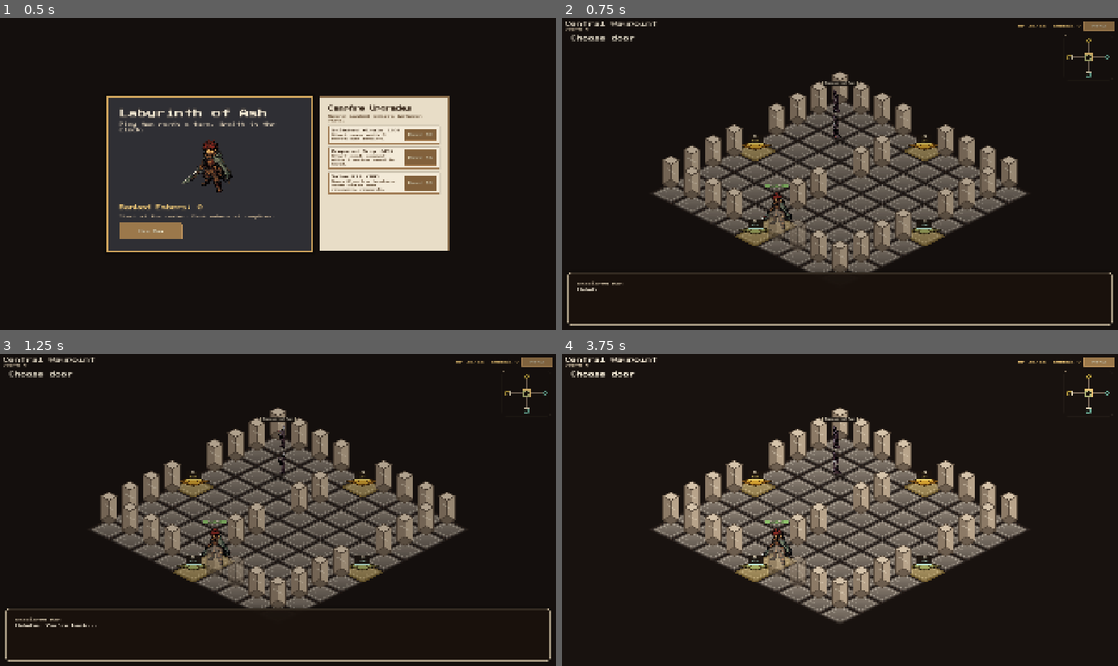
Above: before the commit, frames 1-4 (two rows, left to right).
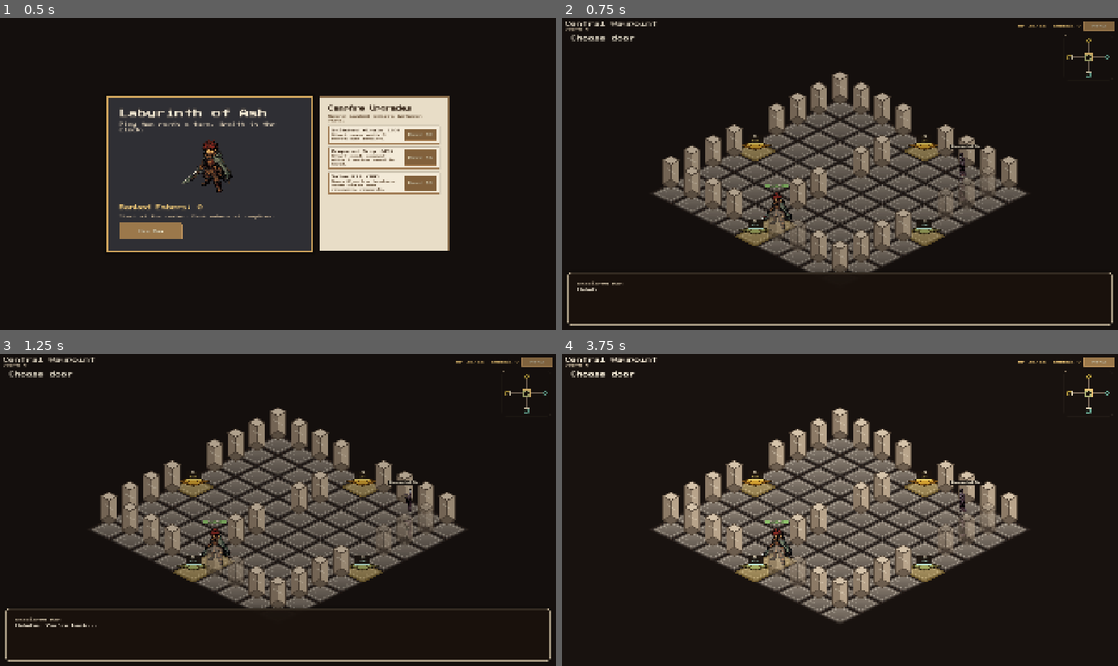
Above: after the commit, the same moments.

Repository: tyborg13/Labyrinth
Game: Godot game, scene res://scenes/main_menu.tscn
Same seed, same stepped clock (60 frames per second), same inputs: the game is played once before the commit and once after it.
Inputs (mouse positions are in pixels of both pictures, inside the frame that each line leads up to):
- Up to frame 1 (0.5 s): no input
- Up to frame 2 (0.75 s): click "New Run" at 0.5 s
- Up to frame 3 (1.25 s): no input
- Up to frame 4 (3.75 s): click "Menu" at 1.25 s; tap Enter (ui_accept) at 2, 2.75, 3.5 s; drag from (840, 516) to (895, 441) at 2.02 s; drag from (1090, 394) to (812, 572) at 2.77 s; move the mouse to (895, 441) at 3.52 s; click (895, 441) at 3.67 s

Frame 1 is identical in both runs. In frame 2, 0.7% of the frame differs, in the area x 46-79%, y 20-64%; in frame 3, 0.6%; in frame 4, 0.8%.

Commit message:
Fixing doors to be impassible

Diff:
--- a/scripts/path_utils.gd
+++ b/scripts/path_utils.gd
@@ -8,7 +8,7 @@
 	Vector2i(-1, 0)
 ]
 
-const BLOCKING_TILES: Array[String] = ["wall", "pillar"]
+const BLOCKING_TILES: Array[String] = ["wall", "pillar", "door"]
 
 static func is_in_bounds(grid: Array, tile: Vector2i) -> bool:
 	if tile.y < 0 or tile.y >= grid.size():
--- a/tests/run_tests.gd
+++ b/tests/run_tests.gd
@@ -23,6 +23,7 @@
 	_assert(GameData.upgrades().size() >= 3, "Upgrade data should load")
 	_test_room_generation_is_deterministic()
 	_test_room_generation_keeps_spawn_reachable()
+	_test_room_generation_blocks_door_tiles()
 	_test_room_generation_scales_enemy_density()
 	_test_start_room_spawns_emaciated_man()
 	_test_fatigue_draws_cost_health_and_burn_removes_card()
@@ -114,6 +115,39 @@
 	var reachable: Array[Vector2i] = PathUtils.reachable_tiles(grid, spawn, 20, {})
 	_assert(reachable.size() >= 14, "Generated rooms should leave a broad reachable footprint from the entry tile")
 
+func _test_room_generation_blocks_door_tiles() -> void:
+	var generator: RoomGenerator = RoomGenerator.new()
+	var room_meta: Dictionary = {
+		"coord": Vector2i(1, 2),
+		"depth": 2,
+		"type": "combat",
+		"connections": [
+			{"door_dir": Vector2i(0, -1), "coord": Vector2i(1, 1)},
+			{"door_dir": Vector2i(1, 0), "coord": Vector2i(2, 2)},
+			{"door_dir": Vector2i(0, 1), "coord": Vector2i(1, 3)},
+			{"door_dir": Vector2i(-1, 0), "coord": Vector2i(0, 2)}
+		]
+	}
+	var room: Dictionary = generator.generate_room(123, room_meta, Vector2i.ZERO)
+	var grid: Array = room.get("grid", [])
+	var spawn: Vector2i = room.get("player_start", Vector2i.ZERO)
+	var reachable: Array[Vector2i] = PathUtils.reachable_tiles(grid, spawn, 20, {})
+	var door_tiles: Array[Vector2i] = [
+		RoomGenerator.door_tile_for_direction(Vector2i(0, -1)),
+		RoomGenerator.door_tile_for_direction(Vector2i(1, 0)),
+		RoomGenerator.door_tile_for_direction(Vector2i(0, 1)),
+		RoomGenerator.door_tile_for_direction(Vector2i(-1, 0))
+	]
+	for door_tile: Vector2i in door_tiles:
+		_assert(str(grid[door_tile.y][door_tile.x]) == "door", "Connected rooms should stamp door tiles onto the board edge")
+		_assert(not PathUtils.is_passable(grid, door_tile), "Door tiles should be impassable terrain")
+		_assert(not reachable.has(door_tile), "Door tiles should not appear in reachable movement ranges")
+	for enemy_var: Variant in room.get("enemies", []):
+		if typeof(enemy_var) != TYPE_DICTIONARY:
+			continue
+		var enemy: Dictionary = enemy_var
+		_assert(not door_tiles.has(enemy.get("pos", Vector2i(-1, -1))), "Enemy spawns should avoid door tiles")
+
 func _test_room_generation_scales_enemy_density() -> void:
 	var generator: RoomGenerator = RoomGenerator.new()
 	var depth_one_room: Dictionary = generator.generate_room(27, {
Not shown, changed: .codex/memento/shared/current.json
Not shown, changed: .codex/memento/shared/events.jsonl
